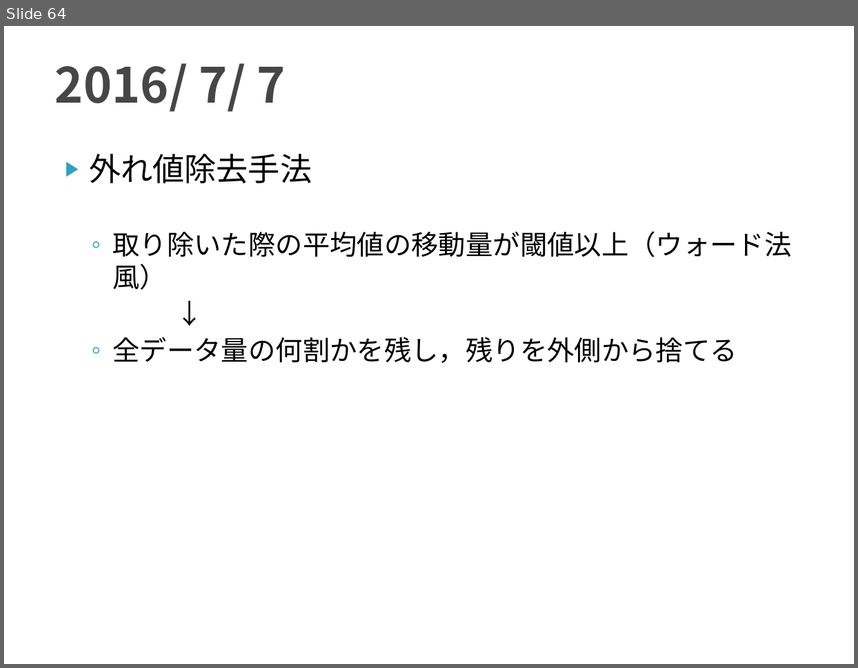
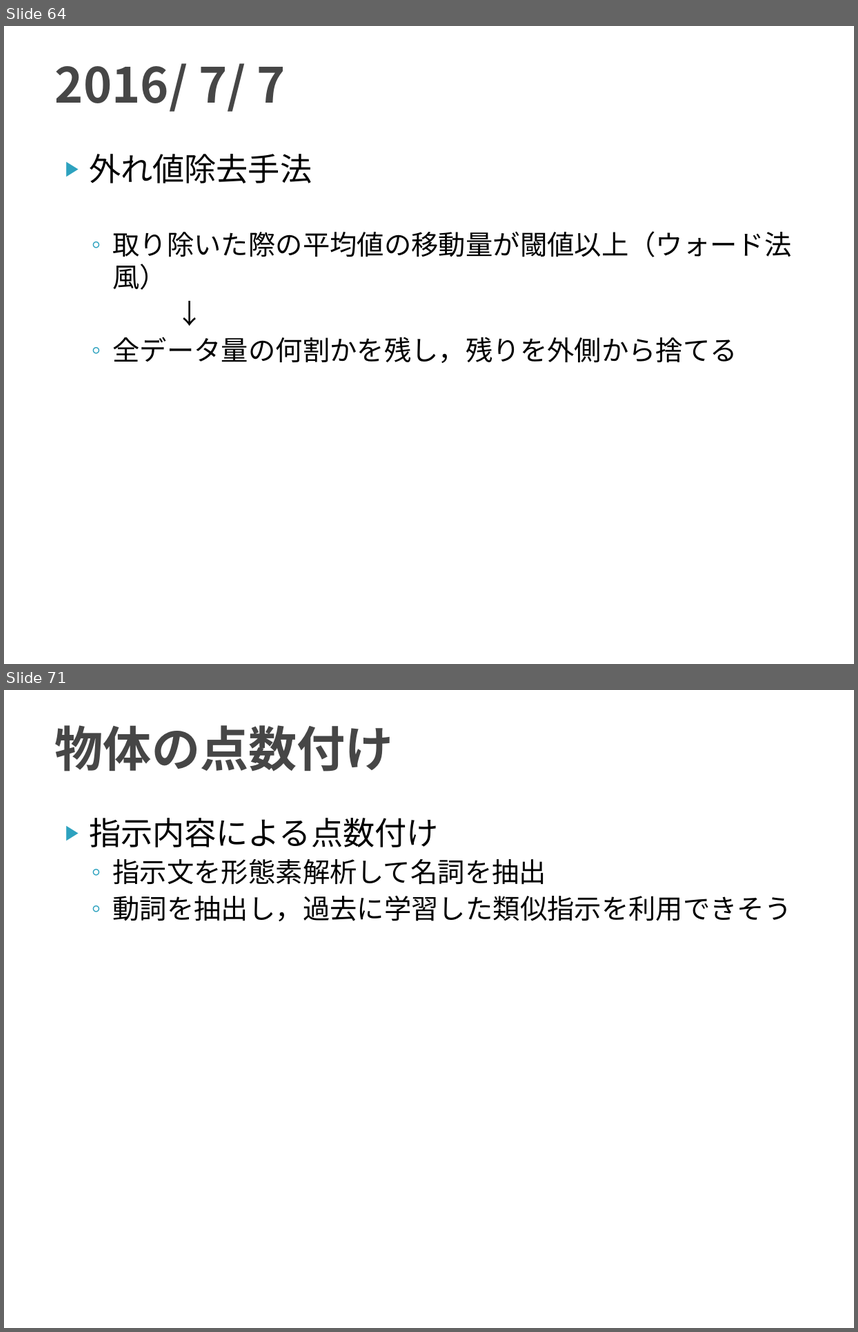
Before and after one commit to TetsuyaKomota/GitforEclipseTest, a slide deck: IntentionLearning_v2/slide/discussion2016.pptx. Shown one above the other, each under a label of ours: slide 64 before the commit, slides 64 and 71 after it; the slides between them are not shown. The pictures are 858x668 and 858x1332 pixels, drawn with LibreOffice and Linux fonts; fonts in the diff are those of the drawing. Boxes give left, top, right and bottom in pixels: in the first picture for what was removed or moved away, otherwise in the second. Text is boxed around its words. In the diff, an @@ line names an element or a change of style, - is before the commit and + after.

```diff
--- a/IntentionLearning_v2/slide/discussion2016.pptx
+++ b/IntentionLearning_v2/slide/discussion2016.pptx
@@ slide 71 added at <box>4,690,854,1328</box>, background #FFFFFF @@
@@ title added at <box>55,725,394,771</box>, 41 pt, text #464646, bold @@
+物体の点数付け
@@ text added at <box>89,818,791,921</box>, 23 pt, text #000000 @@
+▶ 指示内容による点数付け
+  ◦ 指示文を形態素解析して名詞を抽出
+  ◦ 動詞を抽出し，過去に学習した類似指示を利用できそう
```
Also in this commit, not shown: 6 other slides added, 6 other files.
